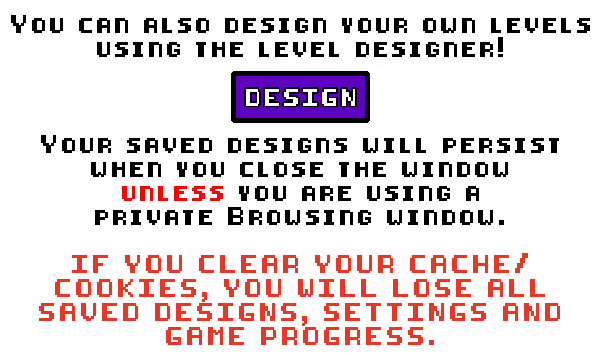
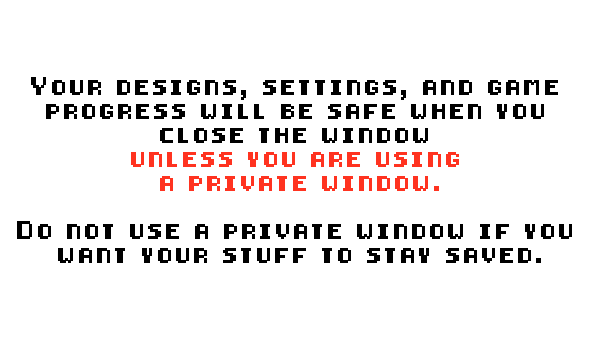
The second w=600, h=360 image is a revision of the first. Changes to its layers:
hid "DESIGN (reg)" over [231, 71, 370, 123]
renamed "You can also design your own levels using the level designer!" to "Your designs, settings, and game progress will be safe when yo", painted on it over [11, 15, 590, 345]
